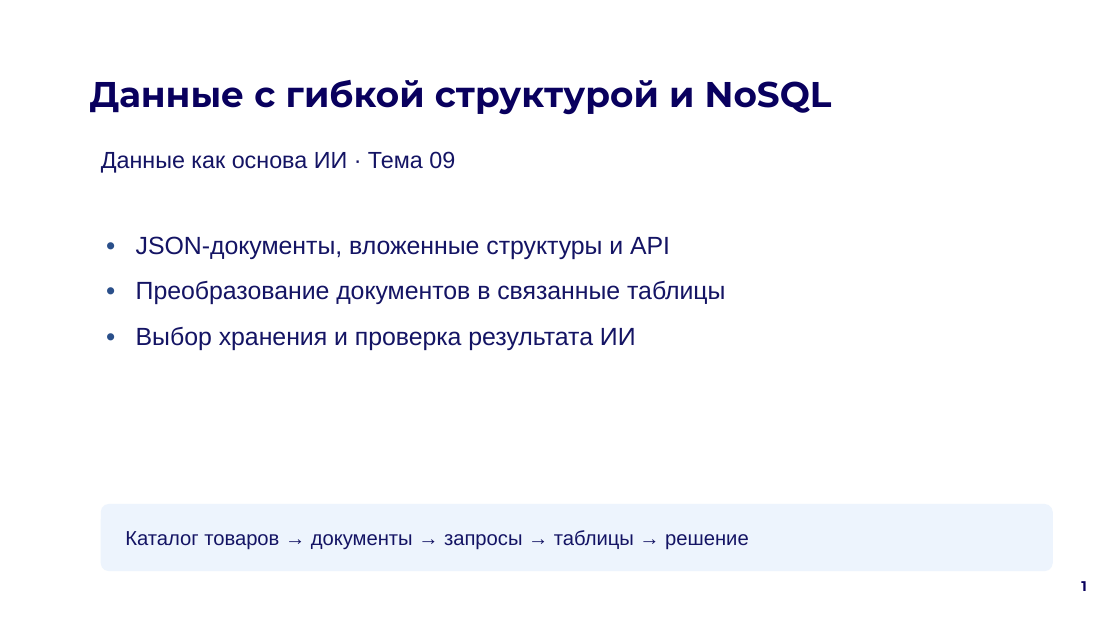
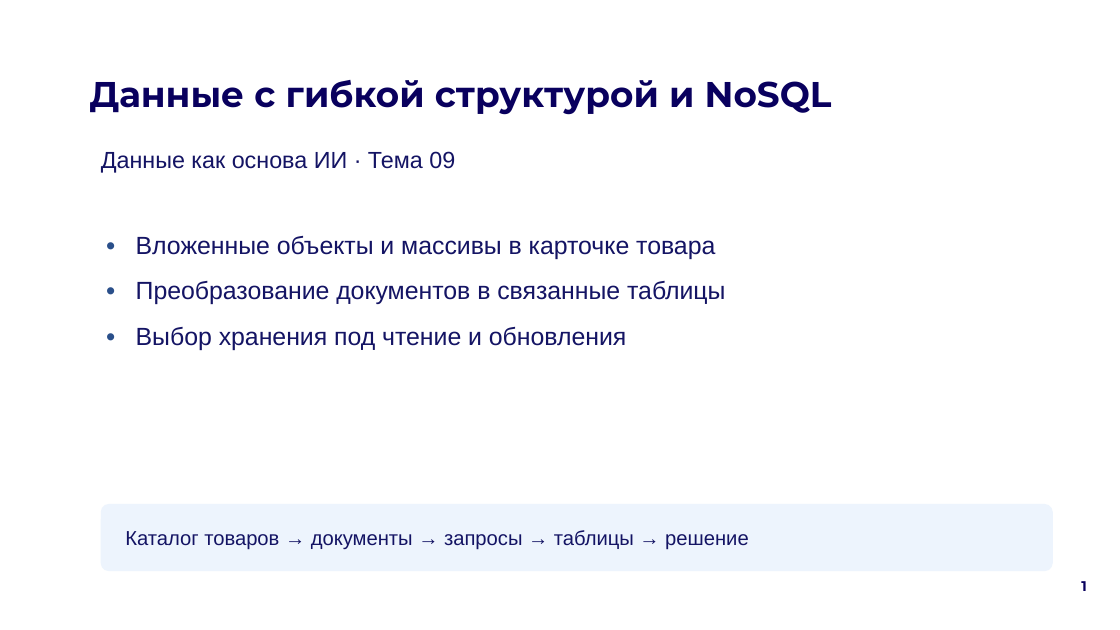
Before and after one commit to rustam-azimov/data-ai-sem2-tema09, a slide deck: slide 1 of 09_ПРЕЗЕНТАЦИИ/Тема_09.pptx. Drawn at 1120x630 pixels with LibreOffice and Linux fonts; fonts in the diff are those of the drawing; background and template pictures are left out. Boxes give left, top, right and bottom in pixels: in the first picture for what was removed or moved away, otherwise in the second. Text is boxed around its words. In the diff, an @@ line names an element or a change of style, - is before the commit and + after.

```diff
--- a/09_ПРЕЗЕНТАЦИИ/Тема_09.pptx
+++ b/09_ПРЕЗЕНТАЦИИ/Тема_09.pptx
@@ text at [136,236,715,259]: text changed @@
-• JSON-документы, вложенные структуры и API
+• Вложенные объекты и массивы в карточке товара
@@ text at [136,327,626,350]: text changed @@
-• Выбор хранения и проверка результата ИИ
+• Выбор хранения под чтение и обновления
```
Also in this commit, not shown: 4 other slides changed, 14 other files.
